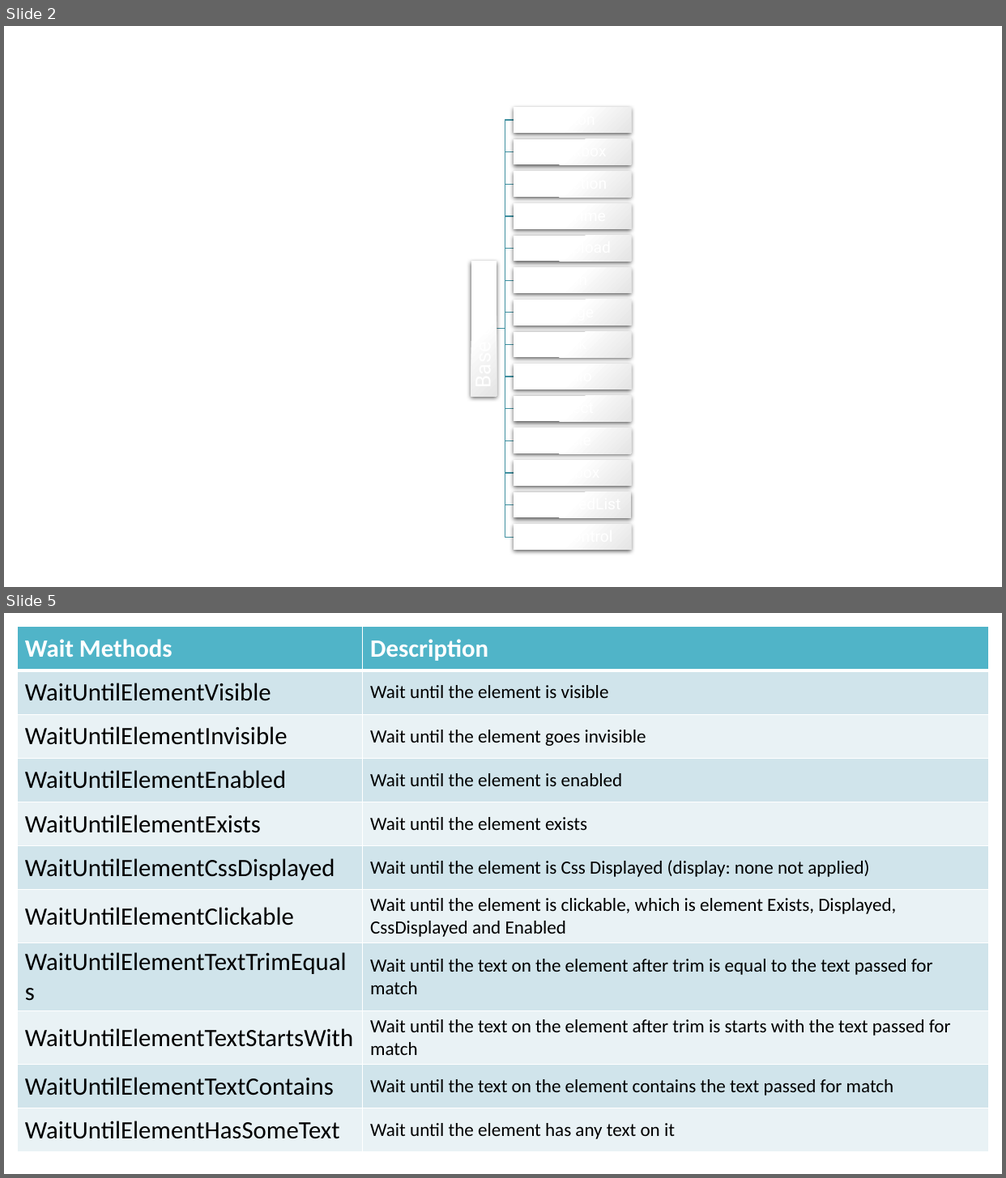
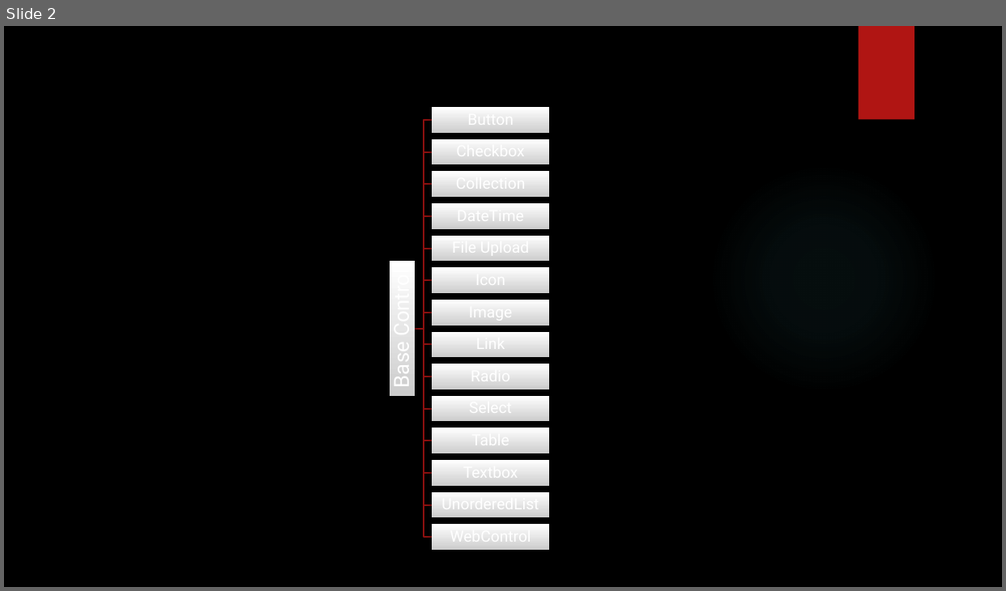
Before and after one commit to peterrexj/Selenium.Essentials, a slide deck: docs/resources/presentations/Selenium Essentials.pptx. Shown one above the other, each under a label of ours: slides 2 and 5 before the commit, slide 2 after it; the slides between them are not shown. The pictures are 1006x1178 and 1006x591 pixels, drawn with LibreOffice and Linux fonts; fonts in the diff are those of the drawing; background and template pictures are left out. Boxes give left, top, right and bottom in pixels: in the first picture for what was removed or moved away, otherwise in the second. Text is boxed around its words. In the diff, an @@ line names an element or a change of style, - is before the commit and + after.

```diff
--- a/docs/resources/presentations/Selenium Essentials.pptx
+++ b/docs/resources/presentations/Selenium Essentials.pptx
@@ slide 5 removed at bbox=[4, 613, 1002, 1174], background #FFFFFF @@
@@ table removed at bbox=[18, 627, 989, 1143], 11 rows, 2 columns @@
-Wait Methods | Description
-WaitUntilElementVisible | Wait until the element is visible
-WaitUntilElementInvisible | Wait until the element goes invisible
-WaitUntilElementEnabled | Wait until the element is enabled
-WaitUntilElementExists | Wait until the element exists
-WaitUntilElementCssDisplayed | Wait until the element is Css Displayed (display: none not applied)
-WaitUntilElementClickable | Wait until the element is clickable, which is element Exists, Displayed, CssDisplayed and Enabled
-WaitUntilElementTextTrimEquals | Wait until the text on the element after trim is equal to the text passed for match
-WaitUntilElementTextStartsWith | Wait until the text on the element after trim is starts with the text passed for match
-WaitUntilElementTextContains | Wait until the text on the element contains the text passed for match
-WaitUntilElementHasSomeText | Wait until the element has any text on it
@@ slide 2 changed as well @@
@@ background #FFFFFF to picture (left out) @@
@@ rectangle added at bbox=[859, 26, 914, 120], fill #B01513 @@
@@ outline #4090A0 1 pt to #8D110F 1.5 pt in 14 elements at bbox=[415, 328, 432, 473], bbox=[415, 328, 432, 441], bbox=[415, 328, 432, 408], bbox=[415, 313, 432, 328], bbox=[415, 216, 432, 328], bbox=[415, 328, 432, 537], bbox=[415, 328, 432, 506], bbox=[415, 328, 432, 377], bbox=[415, 328, 432, 344], bbox=[415, 280, 432, 328], bbox=[415, 248, 432, 328], bbox=[415, 184, 432, 328], bbox=[415, 152, 432, 329], bbox=[415, 120, 432, 329] @@
@@ ellipse added at bbox=[709, 163, 939, 394], fill gradient #50B9C1 @@
@@ 15 rectangles, 14 freeform shapes, 1 text: place and size @@
-15 rectangles, 14 freeform shapes, 1 text at bbox=[469, 107, 632, 550]
+15 rectangles, 14 freeform shapes, 1 text at bbox=[387, 107, 550, 550]
@@ fill gradient #FFFFFF to #E5E5E5 to gradient #FFFFFF to #CDCDCD; shadow changed in 15 elements at bbox=[390, 261, 415, 396], bbox=[432, 107, 550, 132], bbox=[432, 139, 550, 165], bbox=[432, 171, 550, 197], bbox=[432, 203, 550, 228], bbox=[432, 236, 550, 261], bbox=[432, 268, 550, 293], bbox=[432, 300, 550, 326], bbox=[432, 332, 550, 357], bbox=[432, 365, 550, 390], bbox=[432, 396, 550, 421], bbox=[432, 428, 550, 454], bbox=[432, 460, 550, 485], bbox=[432, 493, 550, 518], bbox=[432, 525, 550, 550] @@
@@ group added at bbox=[441, 109, 539, 546]: 14 texts @@
+Button
+Checkbox
+Collection
+DateTime
+File Upload
+Icon
+Image
+Link
+Radio
+Select
+Table
+Textbox
+UnorderedList
+WebControl
```
Also in this commit, not shown: 1 other slide changed, 2 other slides removed.
